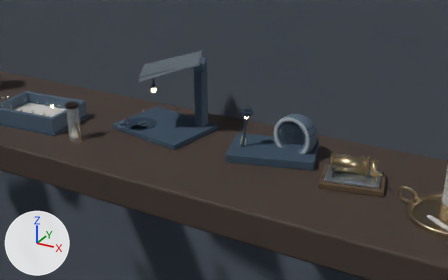
Two versions of the glTF model works/shelf/shelf.glb, one commit apart.
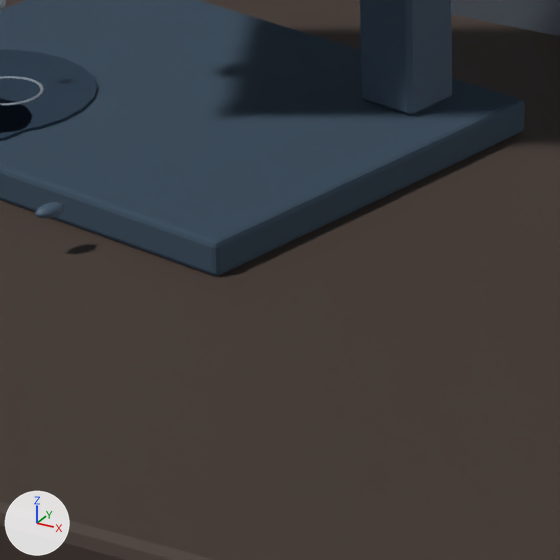
Each version appears first from a 50 mm camera at (0.431, -0.698, 0.37) aimed at (0.06, -0.023, 0.032), and next in a close-up on the part from 32% to 50% of the width and 39% to 68% of the height. The axes (+X, +Y, +Z) are drawn at lower left. The lights are the same throughout. The first two pictures are the older version. Where no turn or scale is listed for an object, it has been applied to the vertices.

Names of what the first close-up shows: 'stage:plank', 'stage:wall', 'verandah:base', 'verandah:post', 'verandah:puddle' and 4 more.
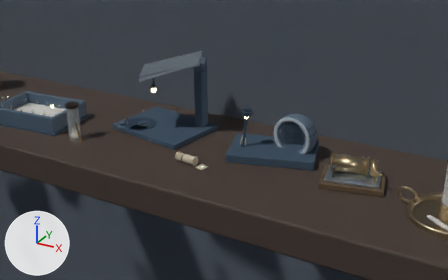
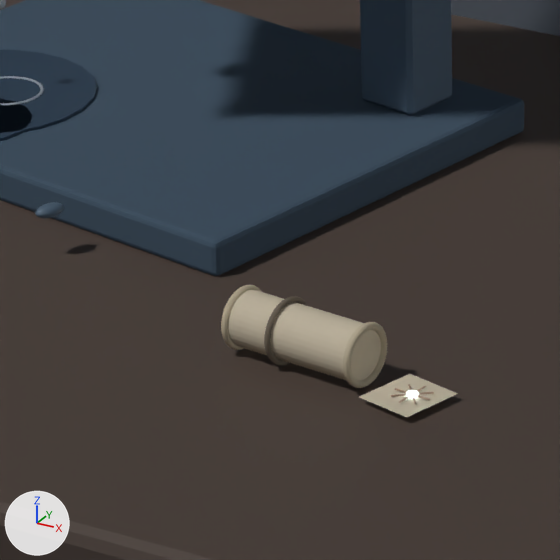
The change, as a list of edits to the scene's bpy script:
```text
Add mat_landfall_rose:
    mat_landfall_rose = principled_material('landfall-rose')
    mat_landfall_rose.base_color = (0.624, 0.863, 1.0)  # blue #cfefff
    mat_landfall_rose.roughness = 0.4
    mat_landfall_rose.emission_color = (0.624, 0.863, 1.0)  # blue #cfefff
    mat_landfall_rose.emission_strength = 5.0
Add mat_landfall_vellum:
    mat_landfall_vellum = principled_material('landfall-vellum')
    mat_landfall_vellum.base_color = (0.796, 0.69, 0.514)  # beige #e7d8be
    mat_landfall_vellum.roughness = 0.85
Add mat_landfall_edge:
    mat_landfall_edge = principled_material('landfall-edge')
    mat_landfall_edge.base_color = (0.702, 0.604, 0.424)  # beige #daccae
    mat_landfall_edge.roughness = 0.9
Add mat_landfall_cord:
    mat_landfall_cord = principled_material('landfall-cord')
    mat_landfall_cord.base_color = (0.227, 0.184, 0.133)  # brown #837766
    mat_landfall_cord.roughness = 0.9
Add me_cylinder_083:
    me_cylinder_083.from_pydata(...)  # 64 vertices, 124 faces; spans x -0.0011..0.0011, y -0.0011..0.0011, z -0.0003..0.0003
    me_cylinder_083.materials.append(mat_landfall_rose)  # blue #cfefff, glowing blue #cfefff
Add me_cylinder_082:
    me_cylinder_082.from_pydata(...)  # 64 vertices, 124 faces; spans x -0.0155..0.0155, y -0.0073..0.0073, z -0.0058..0.0058
    me_cylinder_082.materials.append(mat_landfall_vellum)  # beige #e7d8be
Add me_torus_008:
    me_torus_008.from_pydata(...)  # 576 vertices, 1152 faces; spans x -0.0014..0.0014, y -0.00656..0.00656, z -0.0066..0.0066
    me_torus_008.materials.append(mat_landfall_edge)  # beige #daccae
Add me_plane:
    me_plane.from_pydata([(-0.008, -0.0052, 0.0), (0.0046, -0.0084, 0.0), (-0.0046, 0.0084, 0.0), (0.008, 0.0052, 0.0)], [], [(0, 1, 3), (0, 3, 2)])
    me_plane.materials.append(mat_landfall_vellum)  # beige #e7d8be
Add me_torus_009:
    me_torus_009.from_pydata(...)  # 576 vertices, 1152 faces; spans x -0.00127..0.00127, y -0.00696..0.00696, z -0.007..0.007
    me_torus_009.materials.append(mat_landfall_cord)  # brown #837766
Add ob_landfall_rose:
    ob_landfall_rose = bpy.data.objects.new('landfall:rose', me_cylinder_083)
    ob_landfall_rose.location = (0.0447, -0.0558, 0.0021)
Add ob_landfall_roll:
    ob_landfall_roll = bpy.data.objects.new('landfall:roll', me_cylinder_082)
    ob_landfall_roll.location = (0.018, -0.052, 0.0068)
Add ob_landfall_rimb:
    ob_landfall_rimb = bpy.data.objects.new('landfall:rimb', me_torus_008)
    ob_landfall_rimb.location = (0.0329, -0.0536, 0.0068)
Add ob_landfall_rima:
    ob_landfall_rima = bpy.data.objects.new('landfall:rima', me_torus_008.copy())
    ob_landfall_rima.location = (0.0031, -0.0504, 0.0068)
Add ob_landfall_leaf:
    ob_landfall_leaf = bpy.data.objects.new('landfall:leaf', me_plane)
    ob_landfall_leaf.location = (0.0438, -0.0557, 0.0016)
Add ob_landfall_cord:
    ob_landfall_cord = bpy.data.objects.new('landfall:cord', me_torus_009)
    ob_landfall_cord.location = (0.014, -0.0516, 0.0068)
```

Pixel boxes (x1, y1, x2, y2) of what changed, in the close-ups (560 x 560 px):
'landfall:roll', added (beige)
    after: (228, 290, 381, 381)
'landfall:leaf', added
    after: (359, 374, 458, 417)
'landfall:rimb', added (beige)
    after: (343, 322, 387, 388)
'landfall:cord', added (brown)
    after: (264, 296, 308, 366)
'landfall:rima', added (beige)
    after: (221, 285, 262, 350)
'landfall:rose', added
    after: (407, 390, 418, 398)
